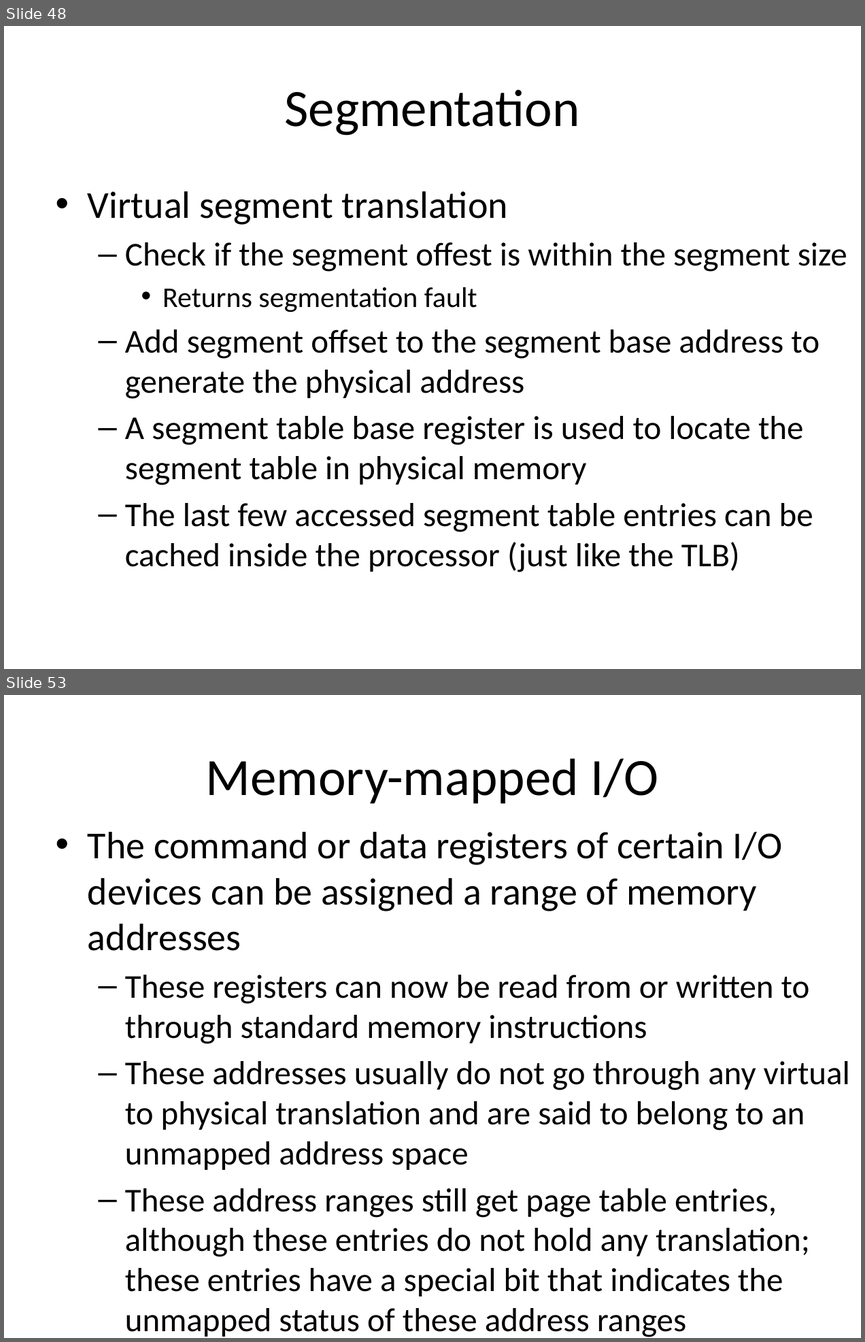
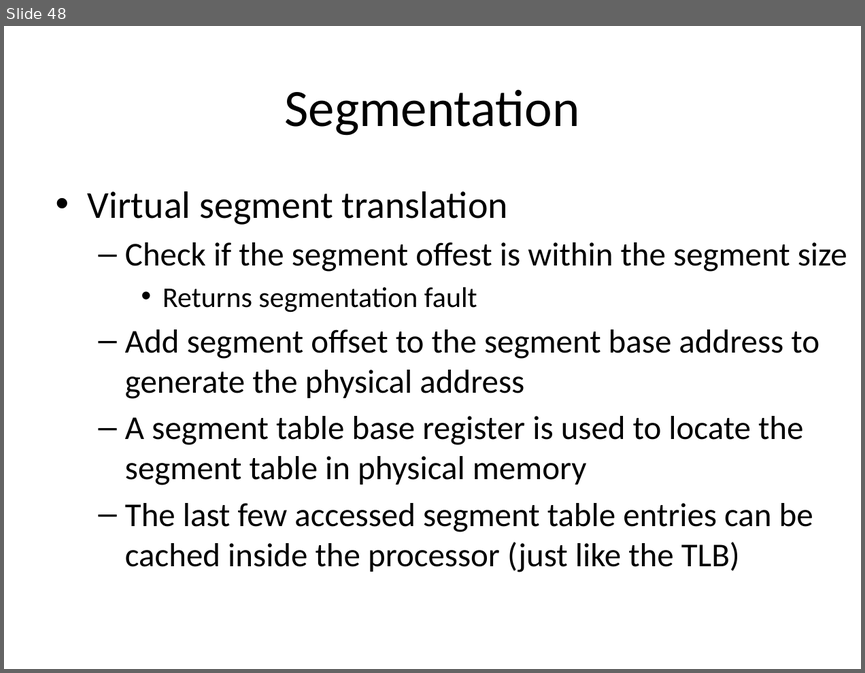
Before and after one commit to sidarth164/iitk-assignments, a slide deck: CS330/lectures/memory_management.pptx. Shown one above the other, each under a label of ours: slides 48 and 53 before the commit, slide 48 after it; the slides between them are not shown. The pictures are 865x1342 and 865x673 pixels, drawn with LibreOffice and Linux fonts; fonts in the diff are those of the drawing. Boxes give left, top, right and bottom in pixels: in the first picture for what was removed or moved away, otherwise in the second. Text is boxed around its words. In the diff, an @@ line names an element or a change of style, - is before the commit and + after.

```diff
--- a/CS330/lectures/memory_management.pptx
+++ b/CS330/lectures/memory_management.pptx
@@ slide 53 removed at [4, 695, 861, 1338], background #FFFFFF @@
@@ title removed at [206, 758, 658, 804] @@
-Memory-mapped I/O
@@ text removed at [88, 832, 850, 1337] @@
-• The command or data registers of certain I/O devices can be assigned a range of memory addresses
-  – These registers can now be read from or written to through standard memory instructions
-  – These addresses usually do not go through any virtual to physical translation and are said to belong to an unmapped address space
-  – These address ranges still get page table entries, although these entries do not hold any translation; these entries have a special bit that indicates the unmapped status of these address ranges
```
Also in this commit, not shown: 1 slide changed, 6 other slides removed, 5 other files.
